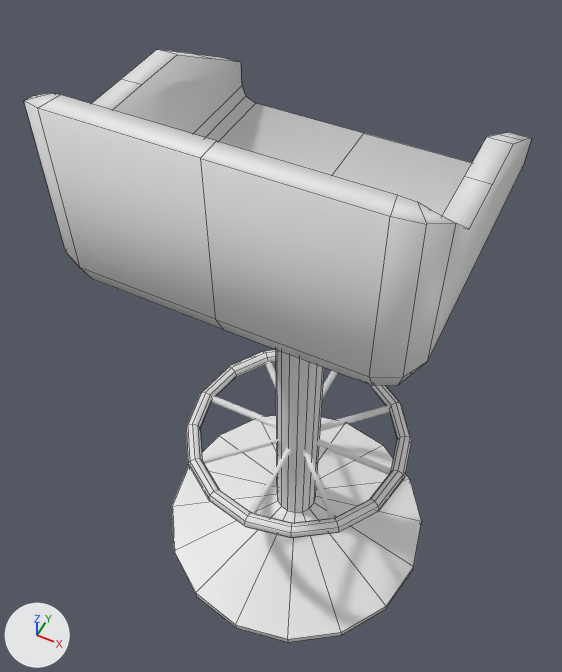
A saved change to the Blender file Assets/BlenderProjects/Environment/DeskChair.blend.
Camera for both pictures: a 50 mm lens placed at (0.327, -0.722, 1.445), pointed at (-0.037, 0.007, 0.535). Arrows for +X, +Y and +Z are at lower left; the lights stay in place. Mesh edges are drawn as thin lines on the coarser meshes.

In view in the first picture: 'Base', 'Footrest', 'FootrestSupports', 'Seat'.
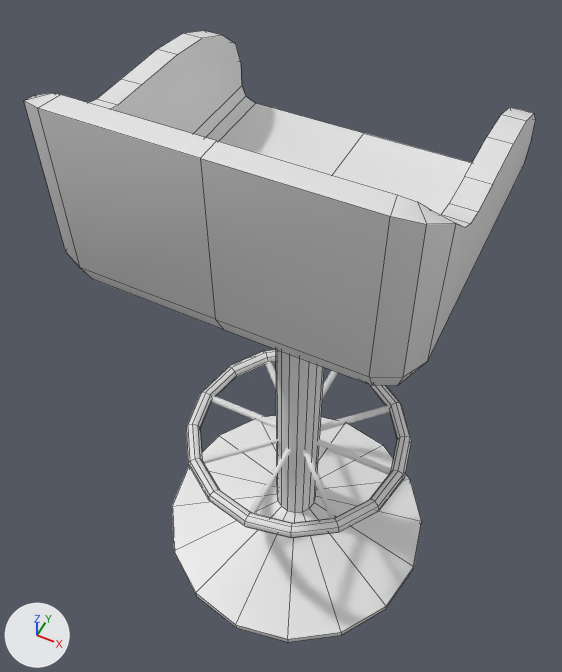
The change, as a diff of the scene's bpy script:
```diff
--- a/Assets/BlenderProjects/Environment/DeskChair.blend.py
+++ b/Assets/BlenderProjects/Environment/DeskChair.blend.py
@@ me_seat @@
 # used by ob_seat; location = (0.0, 0.0, 0.8)
-me_seat.from_pydata(...)  # 23 vertices, 12 faces; spans x 0.0..0.2, y -0.2..0.2, z 0.0..0.229
+me_seat.from_pydata(...)  # 98 vertices, 80 faces; spans x -0.23..0.23, y -0.23..0.2, z -0.03..0.229
+# me_seat part 1
+# 2 vertices are removed from x 0.2, y -0.12..0.12, z 0.106..0.15
+# 1 face is deleted
+# 61 vertices are added at x -0.23..0.23, y -0.23..0.2, z -0.03..0.229
+# 5 new vertices lie (-0.177, 0.0, 0.0) away from vertices in x 0.0, y -0.2..0.2, z 0.0..0.229
+# 11 new vertices lie (0.03, 0.0, 0.0) away from vertices in x -0.23..0.2, y -0.09..0.2, z 0.061..0.15
+# 69 new faces join them
 me_seat.materials.append(mat_chairseat)
@@ ob_seat @@
 ob_seat.location = (0.0, 0.0, 0.8)
-_m = ob_seat.modifiers.new('Mirror', 'MIRROR')
-_m = ob_seat.modifiers.new('Solidify', 'SOLIDIFY')
-_m.thickness = 0.03
```

Location of each change, (x1, y1, x2, y2) in pixels of the pictures (562 x 672 px):
'Seat', reshaped, modifiers changed
    before: (24, 49, 531, 386)
    after: (24, 30, 535, 386)
part 1 of me_seat, built on
    before: (91, 49, 531, 324)
    after: (24, 30, 535, 341)
